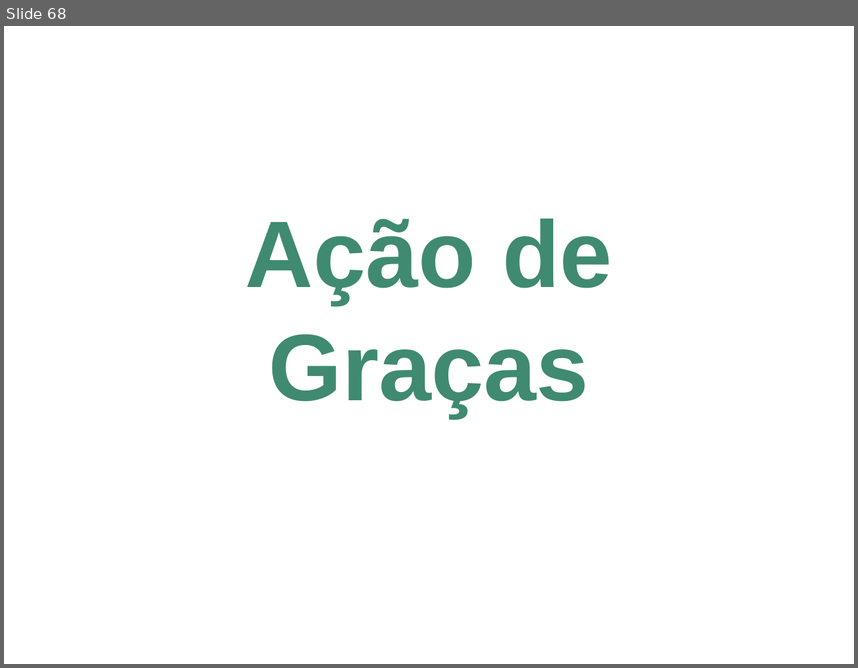
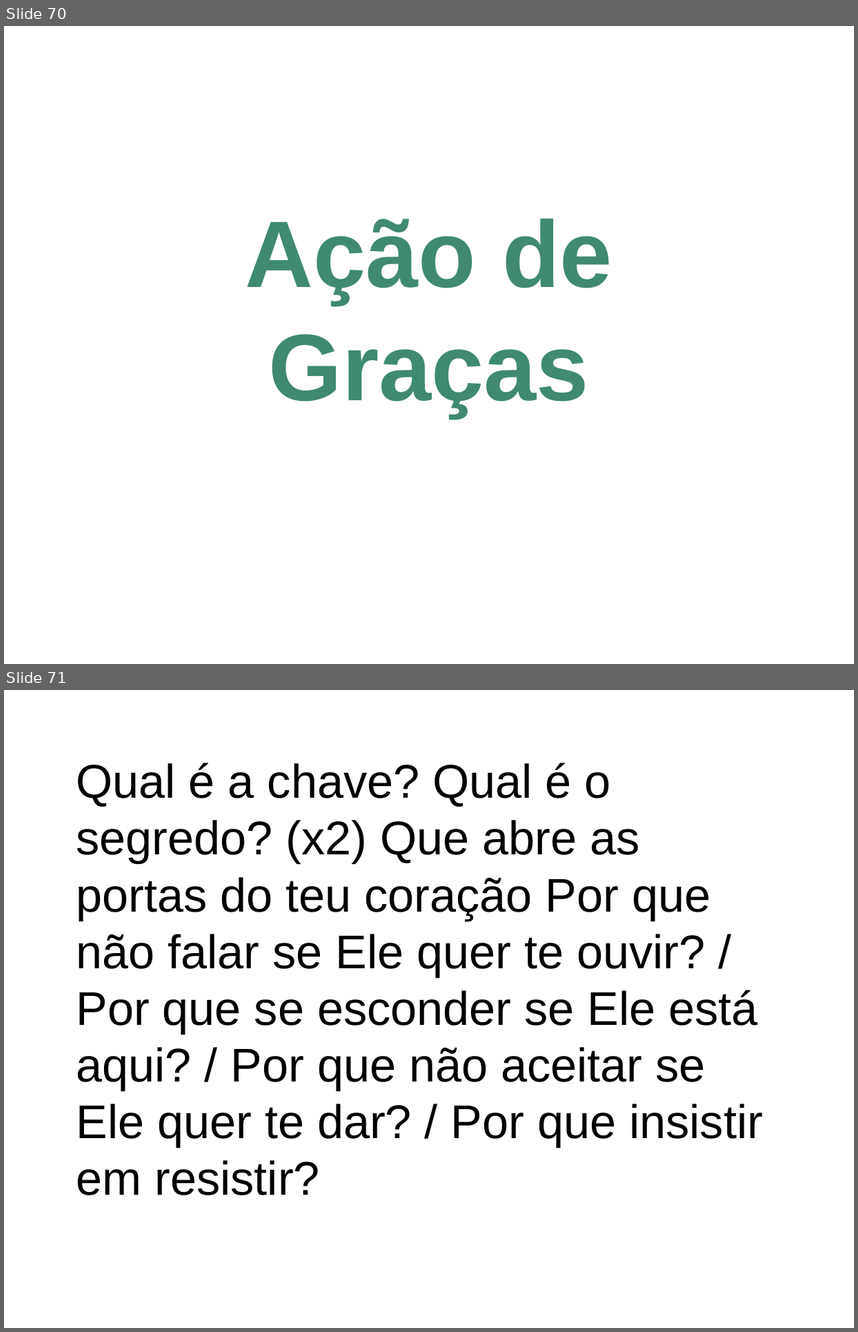
Before and after one commit to inmjava/MissaGenerator, a slide deck: cantos-ppt.ppt. Shown one above the other, each under a label of ours: slide 68 before the commit, slides 70 and 71 after it. The pictures are 858x668 and 858x1332 pixels, drawn with LibreOffice and Linux fonts; fonts in the diff are those of the drawing. Boxes give left, top, right and bottom in pixels: in the first picture for what was removed or moved away, otherwise in the second. Text is boxed around its words. In the diff, an @@ line names an element or a change of style, - is before the commit and + after.

```diff
--- a/cantos-ppt.ppt
+++ b/cantos-ppt.ppt
@@ slide 71 added at [4, 690, 854, 1328], background #FFFFFF @@
@@ text added at [76, 762, 763, 1195], 40 pt, text #000000 @@
+Qual é a chave? Qual é o segredo? (x2) Que abre as portas do teu coração Por que não falar se Ele quer te ouvir? / Por que se esconder se Ele está aqui? / Por que não aceitar se Ele quer te dar? / Por que insistir em resistir?
@@ what was slide 68 is now slide 70 @@
```
Also in this commit, not shown: 42 other slides added, 46 slides removed, 7 other files.
